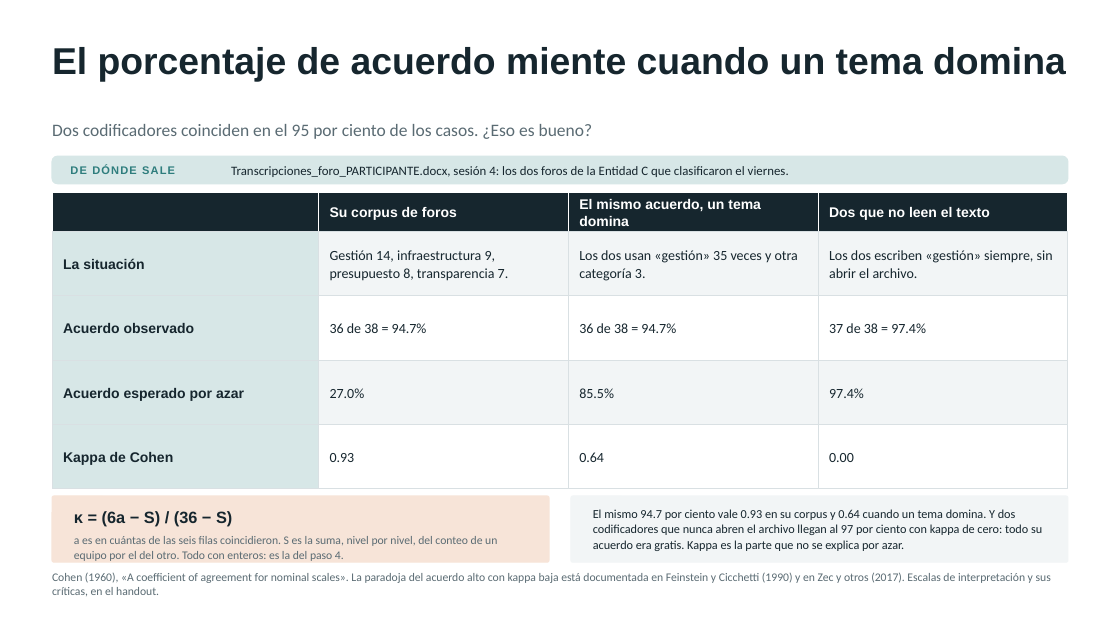
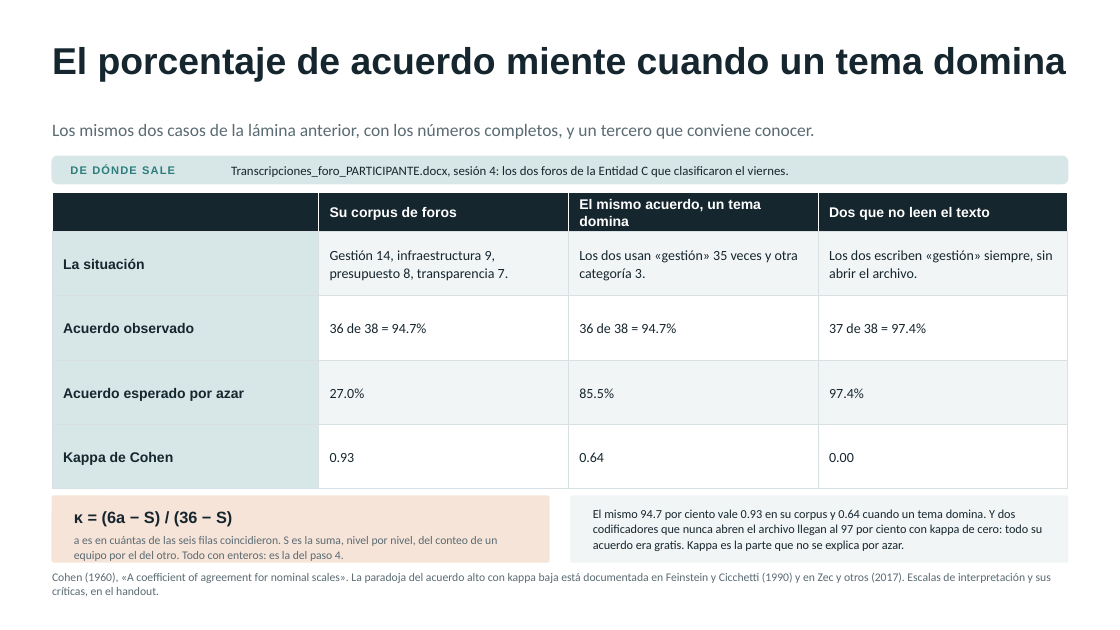
Before and after one commit to marvtrejo/curso-inegi-gen-ai, a slide deck: slide 19 of sesion-06/Sesion_06_Laboratorio_Cualitativo.pptx (slide 17 before the commit). Drawn at 1120x630 pixels with LibreOffice and Linux fonts; fonts in the diff are those of the drawing. Boxes give left, top, right and bottom in pixels: in the first picture for what was removed or moved away, otherwise in the second. Text is boxed around its words. In the diff, an @@ line names an element or a change of style, - is before the commit and + after.

```diff
--- a/sesion-06/Sesion_06_Laboratorio_Cualitativo.pptx
+++ b/sesion-06/Sesion_06_Laboratorio_Cualitativo.pptx
@@ text at (52,124,815,139): text changed @@
-Dos codificadores coinciden en el 95 por ciento de los casos. ¿Eso es bueno?
+Los mismos dos casos de la lámina anterior, con los números completos, y un tercero que conviene conocer.
```
Also in this commit, not shown: 4 other slides changed, 2 slides added, 3 other files.
